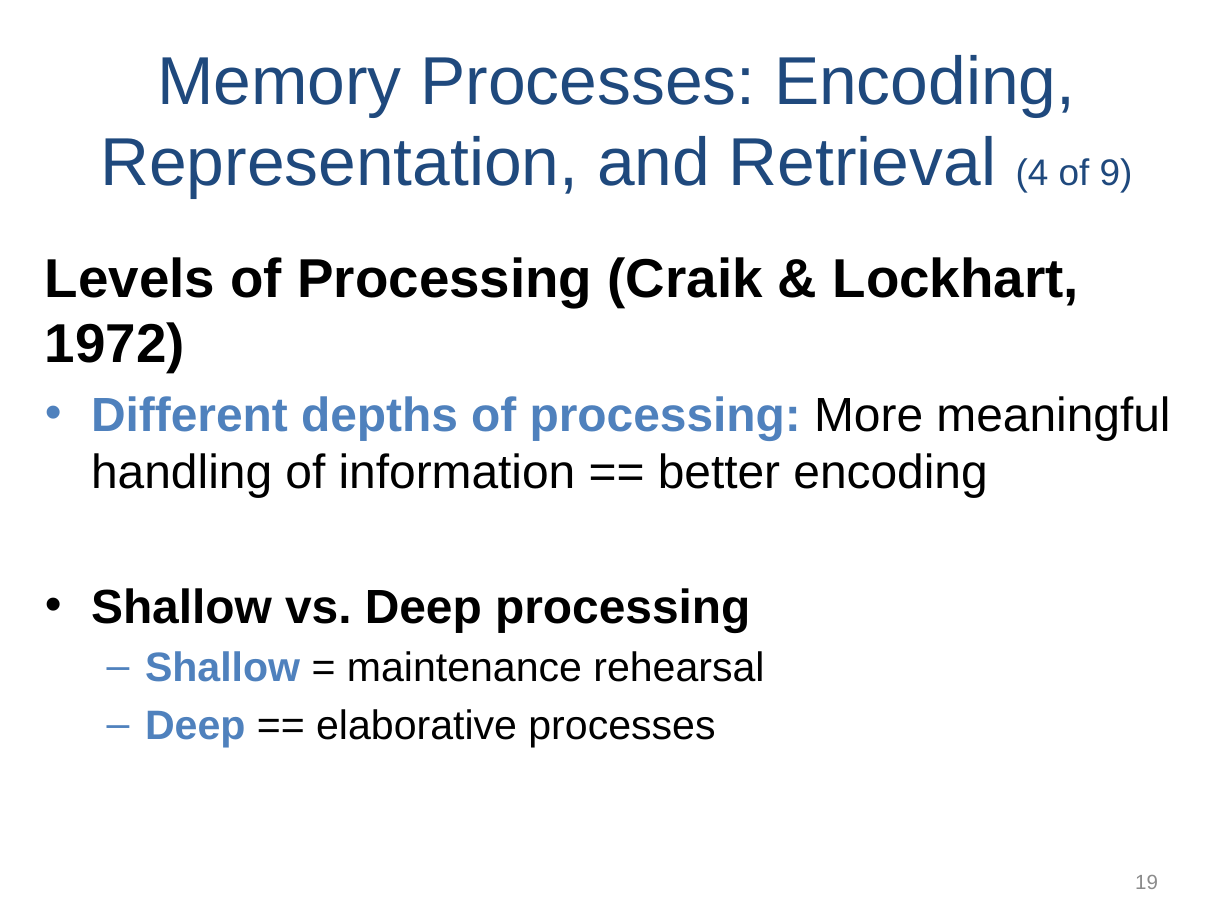
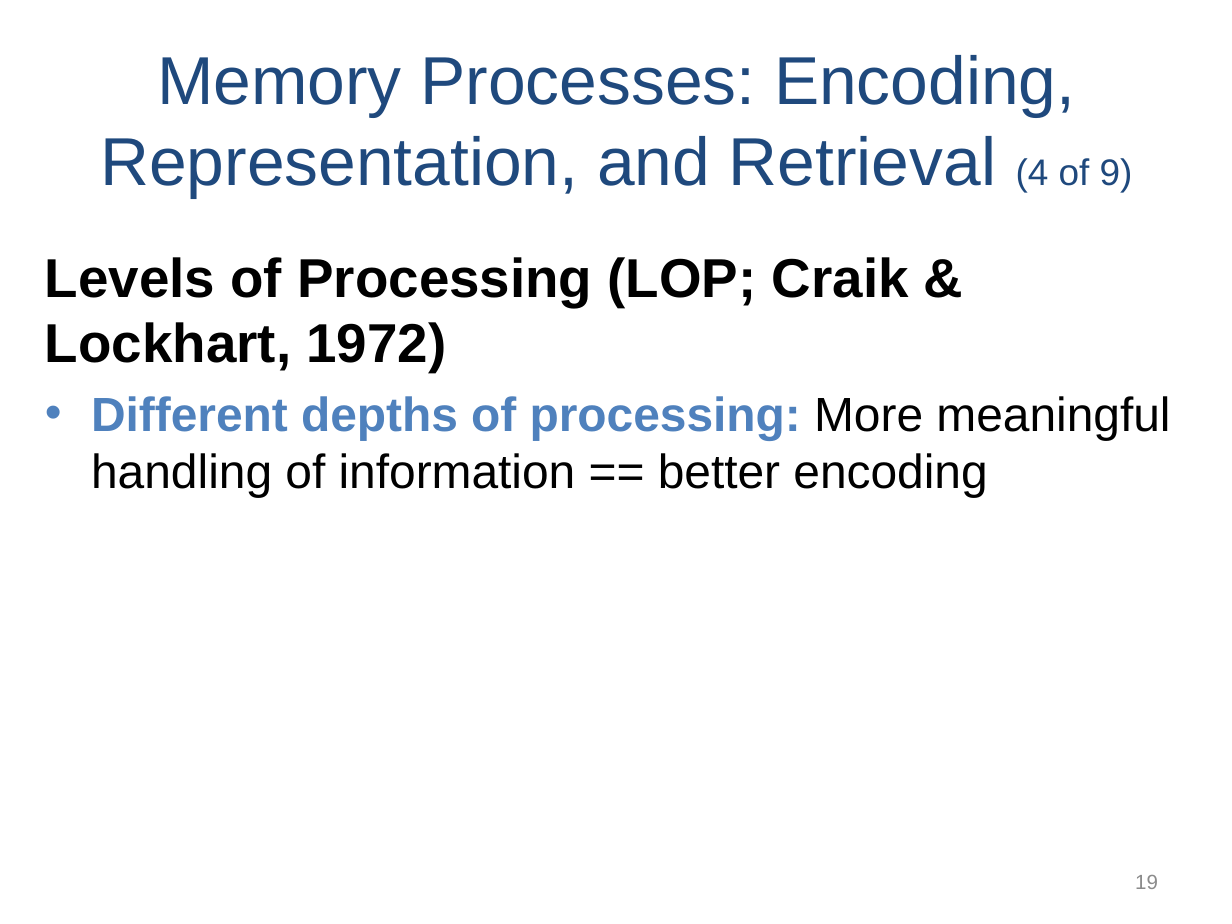
Before and after one commit to npm27/Teaching-Materials, a slide deck: slide 19 of Memory/Slides/Chapter 4.PPTX. Drawn at 1232x924 pixels with LibreOffice and Linux fonts; fonts in the diff are those of the drawing. Boxes give left, top, right and bottom in pixels: in the first picture for what was removed or moved away, otherwise in the second. Text is boxed around its words. In the diff, an @@ line names an element or a change of style, - is before the commit and + after.

```diff
--- a/Memory/Slides/Chapter 4.PPTX
+++ b/Memory/Slides/Chapter 4.PPTX
@@ text at (45,257,909,372): text changed @@
-Levels of Processing (Craik & Lockhart, 1972)
+Levels of Processing (LOP; Craik & Lockhart, 1972)
@@ text at (91,588,764,747): paragraphs removed @@
-• Shallow vs. Deep processing
-  – Shallow = maintenance rehearsal
-  – Deep == elaborative processes
```
Also in this commit, not shown: 12 other slides changed, 25 slides added.
